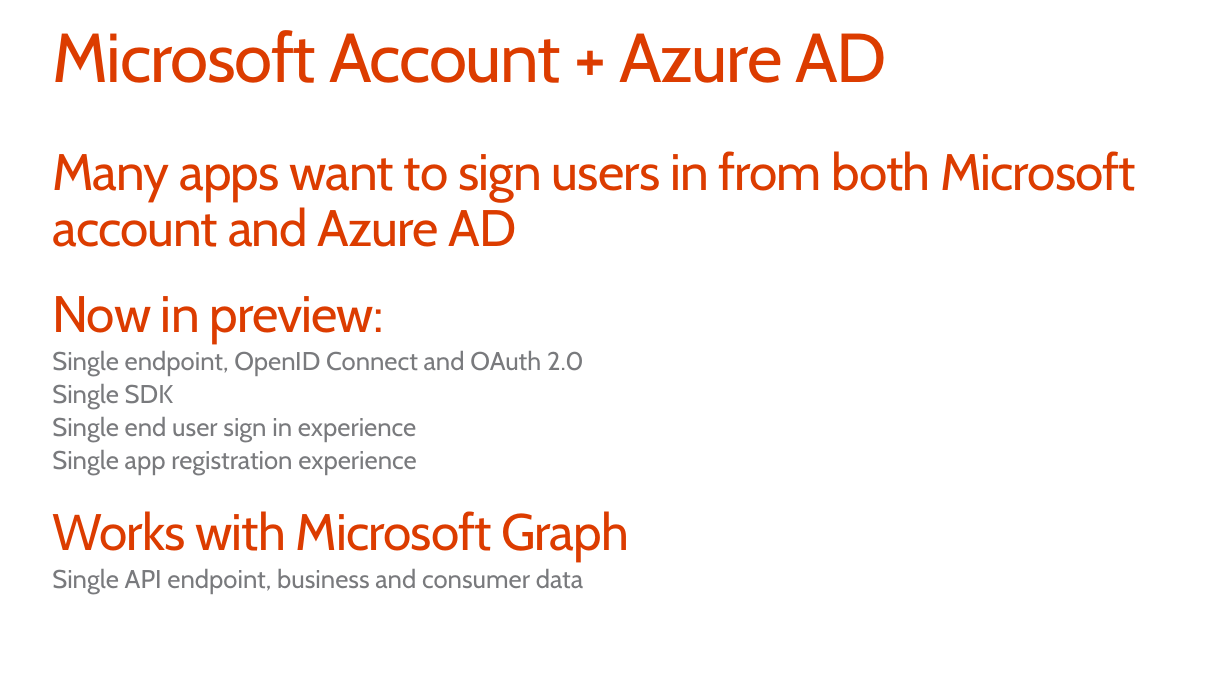
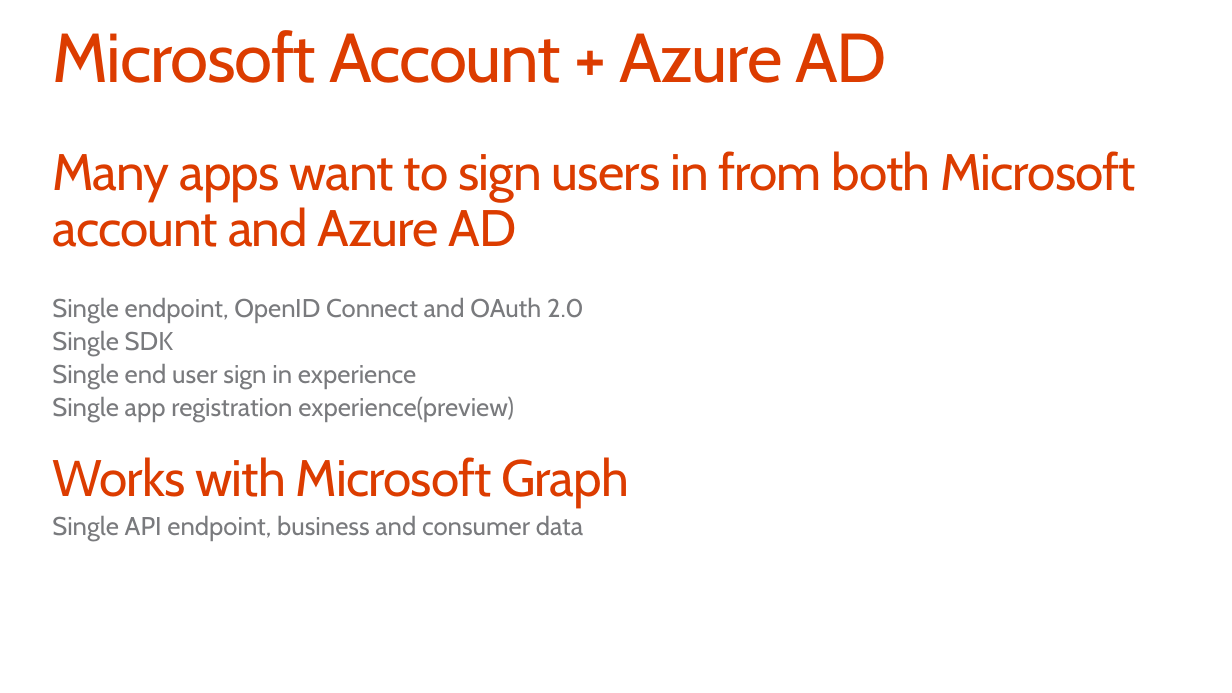
Before and after one commit to OfficeDev/TrainingContent, a slide deck: slide 12 of O3653/O3653-1 Deep Dive into Azure AD with the Office 365 APIs/O3653-1 Deep Dive into Azure AD with the Office 365 APIs.pptx. Drawn at 1232x693 pixels with LibreOffice and Linux fonts; fonts in the diff are those of the drawing; background and template pictures are left out. Boxes give left, top, right and bottom in pixels: in the first picture for what was removed or moved away, otherwise in the second. Text is boxed around its words. In the diff, an @@ line names an element or a change of style, - is before the commit and + after.

```diff
--- a/O3653/O3653-1 Deep Dive into Azure AD with the Office 365 APIs/O3653-1 Deep Dive into Azure AD with the Office 365 APIs.pptx
+++ b/O3653/O3653-1 Deep Dive into Azure AD with the Office 365 APIs/O3653-1 Deep Dive into Azure AD with the Office 365 APIs.pptx
@@ text at (52, 296, 383, 343): paragraph removed @@
-Now in preview:
@@ text at (52, 397, 514, 421): text changed @@
-  Single app registration experience
+  Single app registration experience(preview)
```
Also in this commit, not shown: 6 other slides changed, 18 other files.
